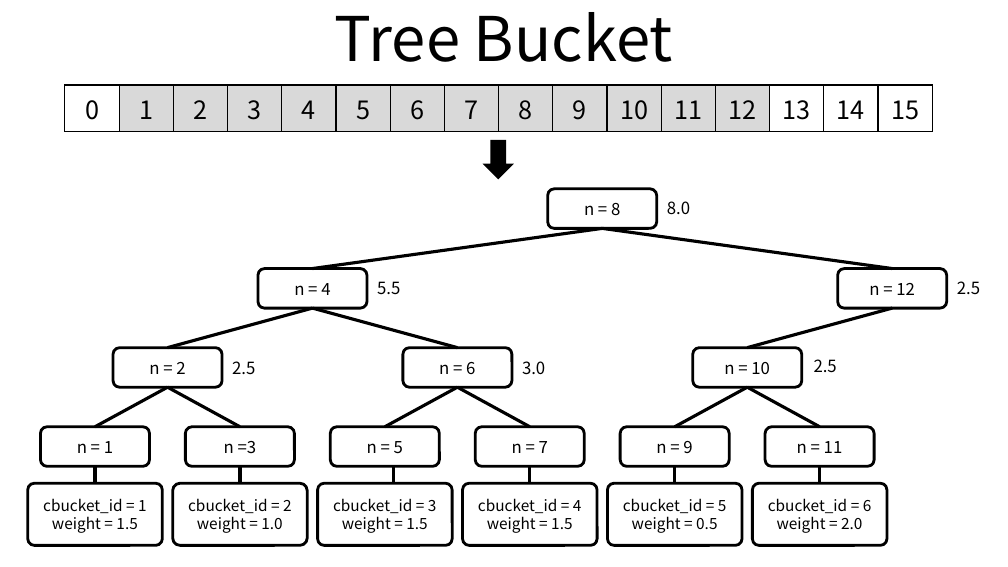
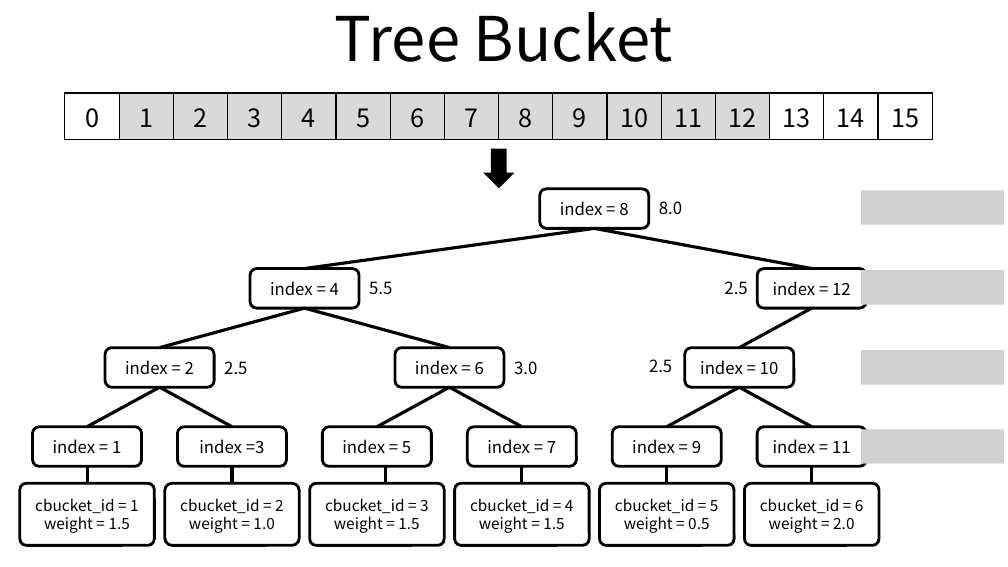
Before and after one commit to ssup2/blog-old, a slide deck: slide 4 of images/theory_analysis/Ceph_CRUSH_Map_Bucket_Type/Ceph_CRUSH.pptx. Drawn at 1008x567 pixels with LibreOffice and Linux fonts; fonts in the diff are those of the drawing; grey boxes stand for pictures. Boxes give left, top, right and bottom in pixels: in the first picture for what was removed or moved away, otherwise in the second. Text is boxed around its words. In the diff, an @@ line names an element or a change of style, - is before the commit and + after.

```diff
--- a/images/theory_analysis/Ceph_CRUSH_Map_Bucket_Type/Ceph_CRUSH.pptx
+++ b/images/theory_analysis/Ceph_CRUSH_Map_Bucket_Type/Ceph_CRUSH.pptx
@@ table: place and size @@
-table at (65, 85, 935, 126)
+table at (65, 93, 935, 134)
@@ down arrow: place and size @@
-down arrow at (483, 140, 514, 179)
+down arrow at (483, 149, 514, 188)
@@ 2 rounded rectangles, 2 lines: place and size @@
-2 rounded rectangles, 2 lines at (547, 188, 887, 545)
+2 rounded rectangles, 2 lines at (540, 188, 880, 545)
@@ text in rounded rectangle at (560, 201, 628, 215): text changed @@
-n = 8
+index = 8
@@ picture added at (861, 191, 1004, 225) @@
@@ line moved from (602, 229) - (892, 268) to (595, 229) - (811, 268) @@
@@ 15 rounded rectangles, 13 lines, 4 texts: place and size @@
-15 rounded rectangles, 13 lines, 4 texts at (28, 201, 874, 545)
+15 rounded rectangles, 13 lines, 4 texts at (20, 201, 866, 545)
@@ rounded rectangle "index = 12": place and size @@
-rounded rectangle "index = 12" at (838, 268, 947, 307)
+rounded rectangle "index = 12" at (757, 268, 866, 307)
@@ text in rounded rectangle at (270, 281, 339, 296): text changed @@
-n = 4
+index = 4
@@ text "2.5": place and size @@
-text "2.5" at (957, 281, 980, 294)
+text "2.5" at (724, 281, 747, 295)
@@ text in rounded rectangle at (773, 281, 851, 295): text changed @@
-n = 12
+index = 12
@@ picture added at (861, 270, 1004, 304) @@
@@ line moved from (892, 308) - (747, 348) to (811, 308) - (739, 348) @@
@@ text "2.5": place and size @@
-text "2.5" at (814, 359, 837, 373)
+text "2.5" at (649, 359, 672, 372)
@@ picture added at (861, 350, 1004, 384) @@
@@ text in rounded rectangle at (125, 360, 194, 375): text changed @@
-n = 2
+index = 2
@@ text in rounded rectangle at (415, 360, 484, 375): text changed @@
-n = 6
+index = 6
@@ text in rounded rectangle at (700, 360, 779, 375): text changed @@
-n = 10
+index = 10
@@ text in rounded rectangle at (53, 439, 121, 454): text changed @@
-n = 1
+index = 1
@@ text in rounded rectangle at (199, 439, 265, 454): text changed @@
-n =3
+index =3
@@ text in rounded rectangle at (342, 439, 411, 454): text changed @@
-n = 5
+index = 5
@@ text in rounded rectangle at (487, 439, 556, 454): text changed @@
-n = 7
+index = 7
@@ text in rounded rectangle at (632, 439, 701, 454): text changed @@
-n = 9
+index = 9
@@ text in rounded rectangle at (773, 439, 851, 454): text changed @@
-n = 11
+index = 11
@@ picture added at (861, 429, 1004, 464) @@
```
Also in this commit, not shown: 1 other slide changed, 3 other files.
